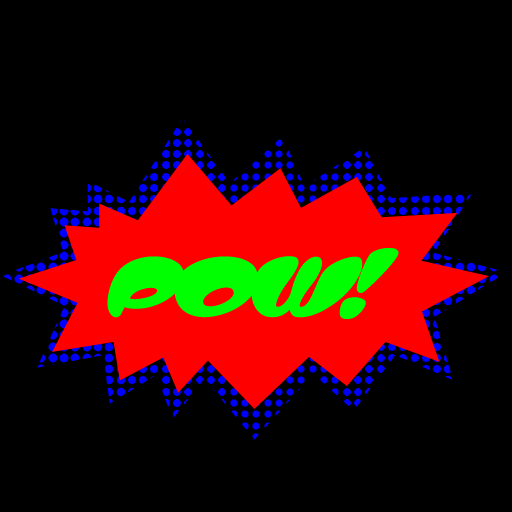
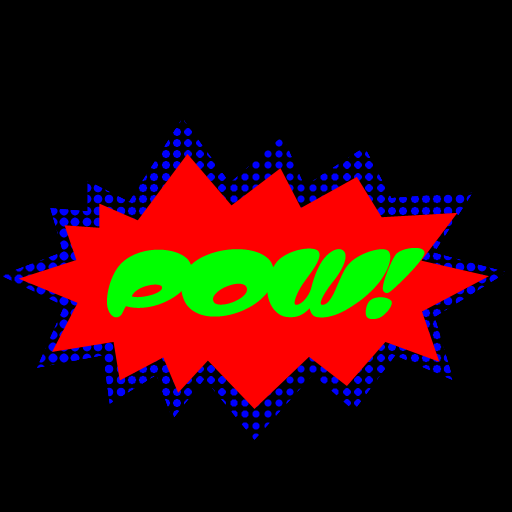
Comparing the layer stacks of the two 512×512 images. Changes:
removed layer "pow! copy 2" over [3, 120, 505, 440]
added layer "POW! copy" above "BAM! copy" over [3, 120, 505, 440]
added layer "BAM! copy" above "WAM! copy" over [3, 120, 505, 440]
added layer "WAM! copy" above "POW!" over [3, 120, 505, 440]
